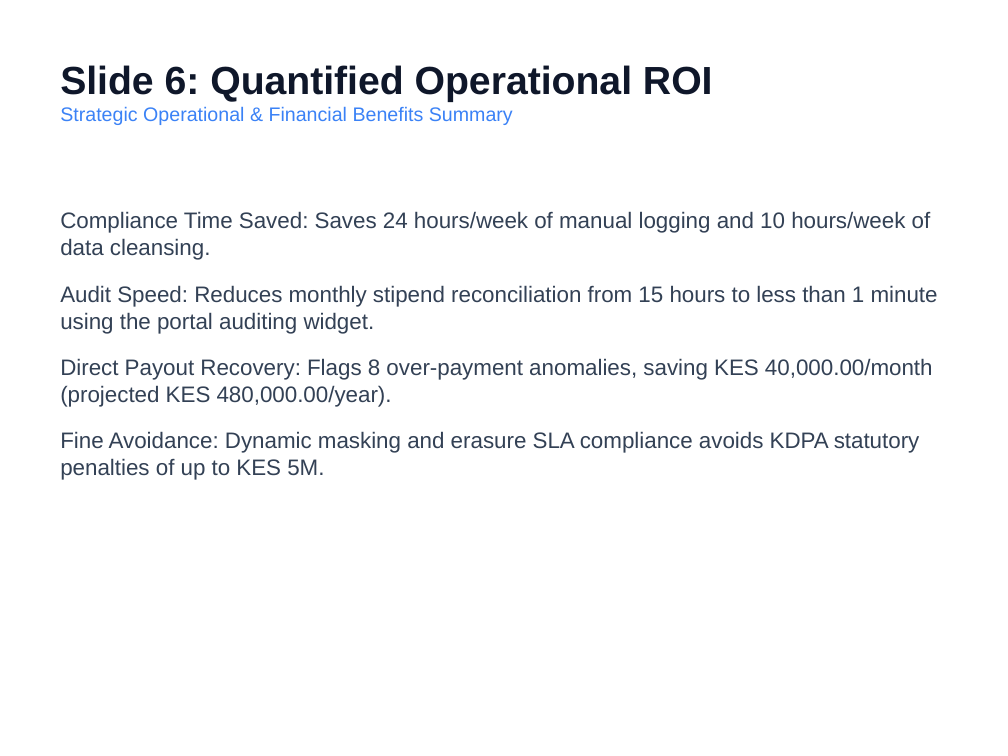
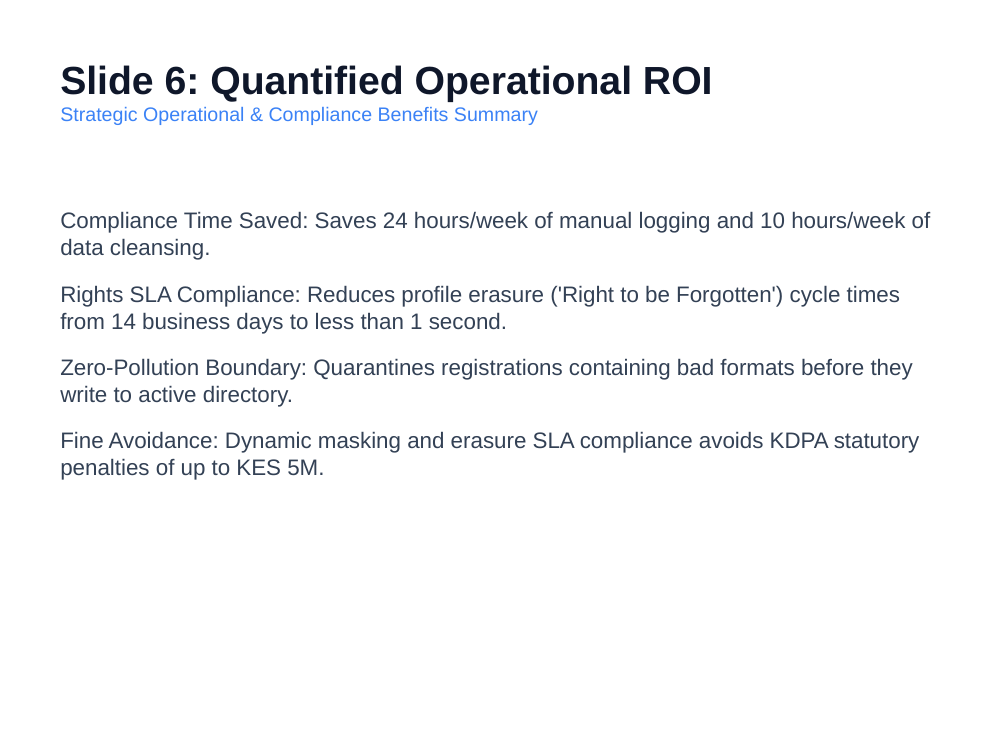
Before and after one commit to Omae24/SynergyHackathonV2, a slide deck: slide 6 of presentation_slides.pptx. Drawn at 1008x756 pixels with LibreOffice and Linux fonts; fonts in the diff are those of the drawing. Boxes give left, top, right and bottom in pixels: in the first picture for what was removed or moved away, otherwise in the second. Text is boxed around its words. In the diff, an @@ line names an element or a change of style, - is before the commit and + after.

Commit message:
Refocus portal, DB, slides, and memos entirely on data privacy and KDPA compliance, removing financial audits

```diff
--- a/presentation_slides.pptx
+++ b/presentation_slides.pptx
@@ text at bbox=[60, 106, 538, 125]: text changed @@
-Strategic Operational & Financial Benefits Summary
+Strategic Operational & Compliance Benefits Summary
@@ text at bbox=[60, 285, 913, 407]: text changed @@
-Audit Speed: Reduces monthly stipend reconciliation from 15 hours to less than 1 minute using the portal auditing widget.
-Direct Payout Recovery: Flags 8 over-payment anomalies, saving KES 40,000.00/month (projected KES 480,000.00/year).
+Rights SLA Compliance: Reduces profile erasure ('Right to be Forgotten') cycle times from 14 business days to less than 1 second.
+Zero-Pollution Boundary: Quarantines registrations containing bad formats before they write to active directory.
```
Also in this commit, not shown: 2 other slides changed, 1 slide added, 1 slide removed, 10 other files.
